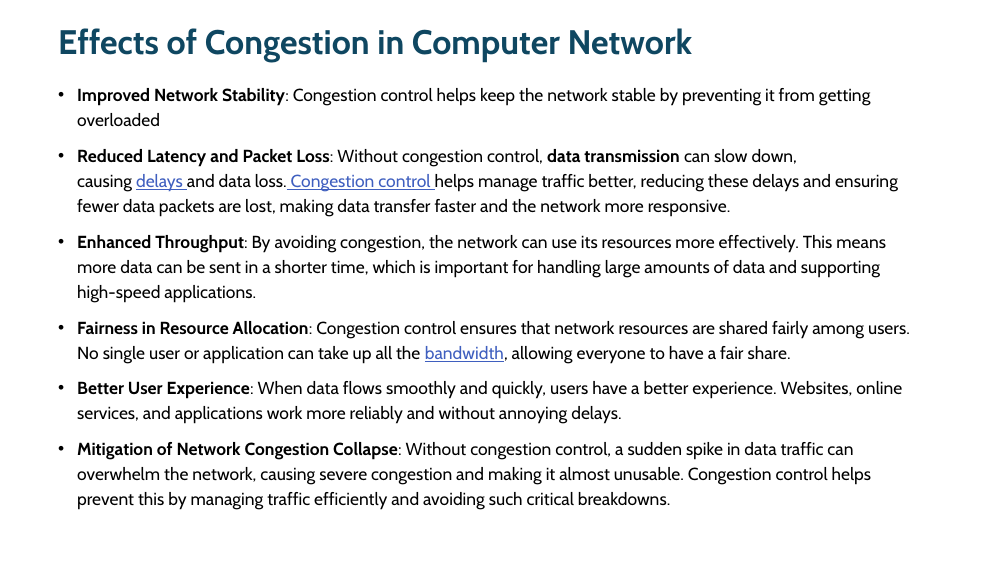
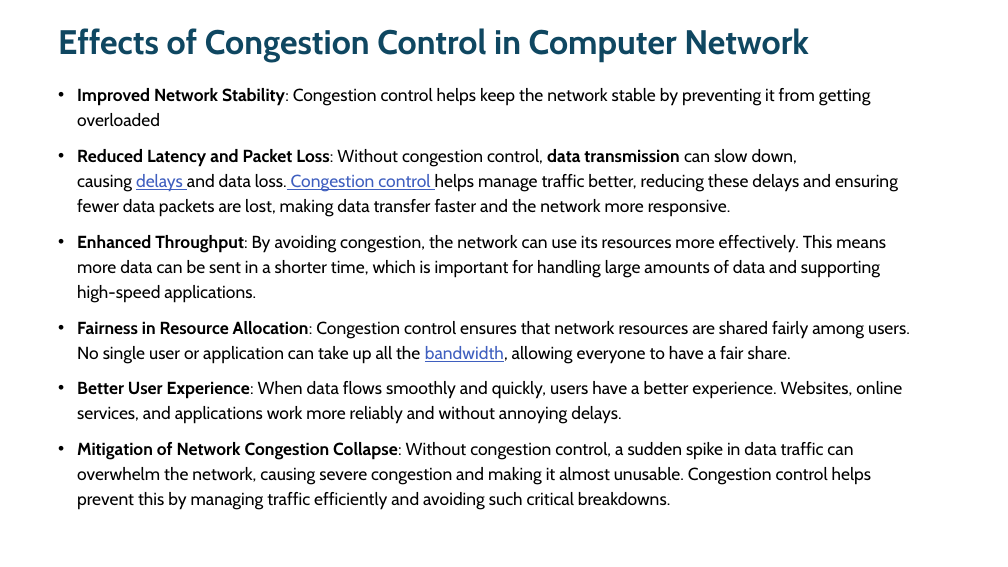
Before and after one commit to kelcho-spense/MASTERS-IN-COMPUTER-SCIENCE, a slide deck: slide 3 of Communication Network Technologies/Reasearch papers/Congestion Control in Network Technologies.pptx. Drawn at 1008x567 pixels with LibreOffice and Linux fonts; fonts in the diff are those of the drawing. Boxes give left, top, right and bottom in pixels: in the first picture for what was removed or moved away, otherwise in the second. Text is boxed around its words. In the diff, an @@ line names an element or a change of style, - is before the commit and + after.

```diff
--- a/Communication Network Technologies/Reasearch papers/Congestion Control in Network Technologies.pptx
+++ b/Communication Network Technologies/Reasearch papers/Congestion Control in Network Technologies.pptx
@@ title at bbox=[58, 28, 809, 61]: text changed @@
-Effects of Congestion in Computer Network
+Effects of Congestion Control in Computer Network
```
Also in this commit, not shown: 1 other slide changed, 1 other file.
